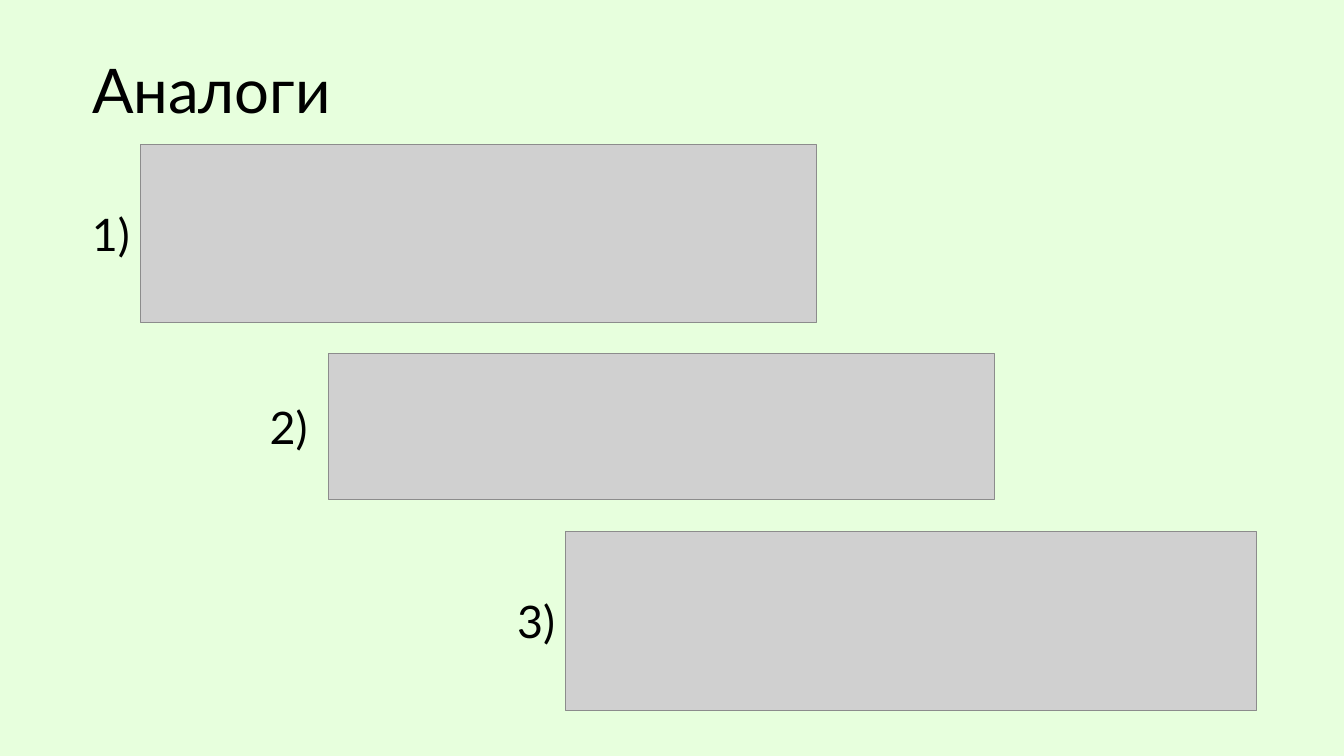
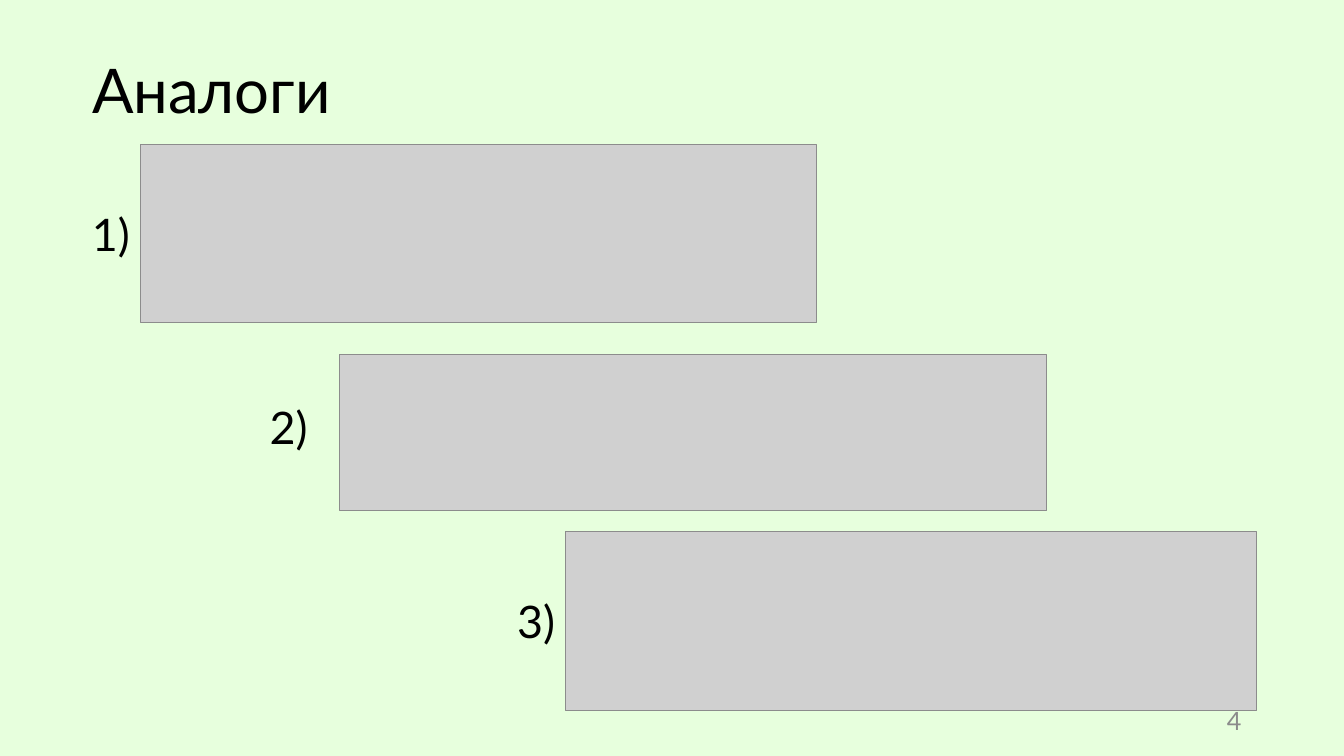
Before and after one commit to R0bari/MessageDeliveryService, a slide deck: slide 4 of Презентация/Сухарев. ВКР.pptx. Drawn at 1344x756 pixels with LibreOffice and Linux fonts; fonts in the diff are those of the drawing; grey boxes stand for pictures. Boxes give left, top, right and bottom in pixels: in the first picture for what was removed or moved away, otherwise in the second. Text is boxed around its words. In the diff, an @@ line names an element or a change of style, - is before the commit and + after.

```diff
--- a/Презентация/Сухарев. ВКР.pptx
+++ b/Презентация/Сухарев. ВКР.pptx
@@ picture: place and size @@
-picture at (329,354,995,500)
+picture at (340,355,1047,511)
@@ page number added at (1227,709,1242,730), 18 pt, text #8C8C8C @@
+4
```
Also in this commit, not shown: 10 other slides changed, 3 slides added, 3 slides removed, 4 other files.
